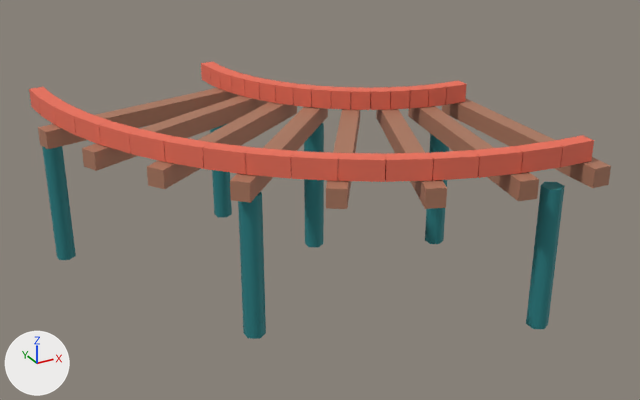
The glTF model games/brightway-park/public/art/models/track_turn_right.glb: old version first, new version second.
Camera for both pictures: a camera (50 mm lens) standing at (-1.8, -4.22, 2.98) and looking at (0.81, 0.53, 0.6). Arrows for +X, +Y and +Z are at lower left; the lights stay in place. The picture after the commit comes second. Where no turn or scale is listed for an object, it has been applied to the vertices.

The first picture shows 'track_turn_right_0', 'track_turn_right_1', 'track_turn_right_2'.
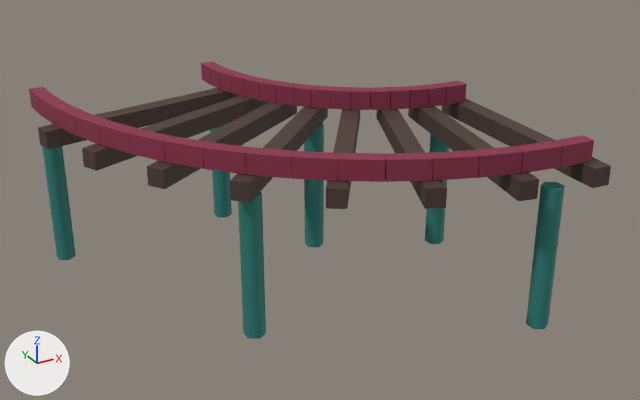
The change, as a diff of the scene's bpy script:
```diff
--- a/games/brightway-park/public/art/models/track_turn_right.glb.py
+++ b/games/brightway-park/public/art/models/track_turn_right.glb.py
@@ mat_material_0 @@
 mat_material_0 = principled_material('Material_0')
-mat_material_0.base_color = (0.863, 0.162, 0.0999)  # red #ef7059
+mat_material_0.base_color = (0.262, 0.0284, 0.0685)  # red #8c2f4a
 mat_material_0.roughness = 0.72
@@ mat_material_1 @@
 mat_material_1 = principled_material('Material_1')
-mat_material_1.base_color = (0.418, 0.191, 0.117)  # brown #ad7960
+mat_material_1.base_color = (0.0742, 0.0437, 0.0331)  # brown #4d3b33
 mat_material_1.roughness = 0.72
```

Changed parts and their boxes [x1, y1, x2, y2] in the pictures (640 x 400 px):
'track_turn_right_0', recoloured (darker)
    both: [29, 62, 594, 182]
'track_turn_right_1', recoloured (darker)
    both: [38, 88, 611, 209]
